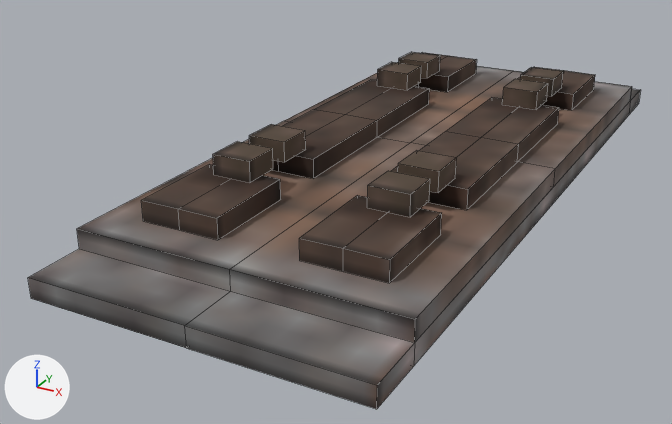
The OBJ model assets/immersiverailroading/models/track/voxel-meter-wood/voxel-meter-wood.obj: old version first, new version second.
The view is the same before and after, from a 50 mm camera at (1.22, -2.73, 1.17) aimed at (-0.16, -0.22, -0.08). The axes (+X, +Y, +Z) are drawn at lower left. The lights are the same throughout. Mesh edges are drawn as thin lines. Where no turn or scale is listed for an object, it has been applied to the vertices.

The older version as bpy lines, for what is in view:
```python
me_rail_base = bpy.data.meshes.new('RAIL_BASE')
me_rail_base.from_pydata(...)  # 184 vertices, 158 faces; spans x -0.5..0.5, y -1.25..1.25, z 0.0..0.25
me_rail_base.materials.append(mat_palette)  # picture img_texture_png
ob_rail_base = bpy.data.objects.new('RAIL_BASE', me_rail_base)
ob_rail_base.location = (0.0, 0.0, 0.0)
```
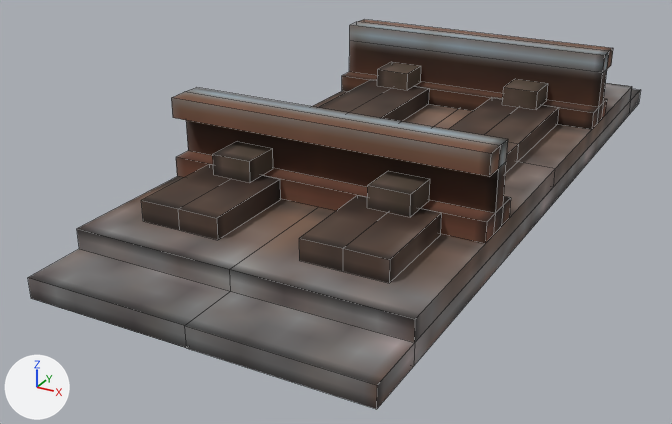
Changed parts and their boxes (x1, y1, x2, y2) in the pictures (672 x 424 px):
```json
{"object": "RAIL_LEFT", "change": "added", "after": [171, 88, 511, 244], "on screen": "brown"}
{"object": "RAIL_RIGHT", "change": "added", "after": [342, 20, 613, 129]}
```

Edits to the scene script, one JSON object a line:
```json
{"op": "add", "block": "me_rail_right", "code": ["me_rail_right = bpy.data.meshes.new('RAIL_RIGHT')", "me_rail_right.from_pydata(...)  # 28 vertices, 26 faces, 2 loose edges; spans x -0.5..0.5, y 0.438..0.625, z 0.125..0.376", "me_rail_right.materials.append(mat_palette)  # picture img_texture_png"]}
{"op": "add", "block": "me_rail_left", "code": ["me_rail_left = bpy.data.meshes.new('RAIL_LEFT')", "me_rail_left.from_pydata(...)  # 28 vertices, 26 faces; spans x -0.5..0.5, y -0.625..-0.438, z 0.125..0.376", "me_rail_left.materials.append(mat_palette)  # picture img_texture_png"]}
{"op": "add", "block": "ob_rail_right", "code": ["ob_rail_right = bpy.data.objects.new('RAIL_RIGHT', me_rail_right)", "ob_rail_right.location = (0.0, 0.0, 0.0)"]}
{"op": "add", "block": "ob_rail_left", "code": ["ob_rail_left = bpy.data.objects.new('RAIL_LEFT', me_rail_left)", "ob_rail_left.location = (0.0, 0.0, 0.0)"]}
```
